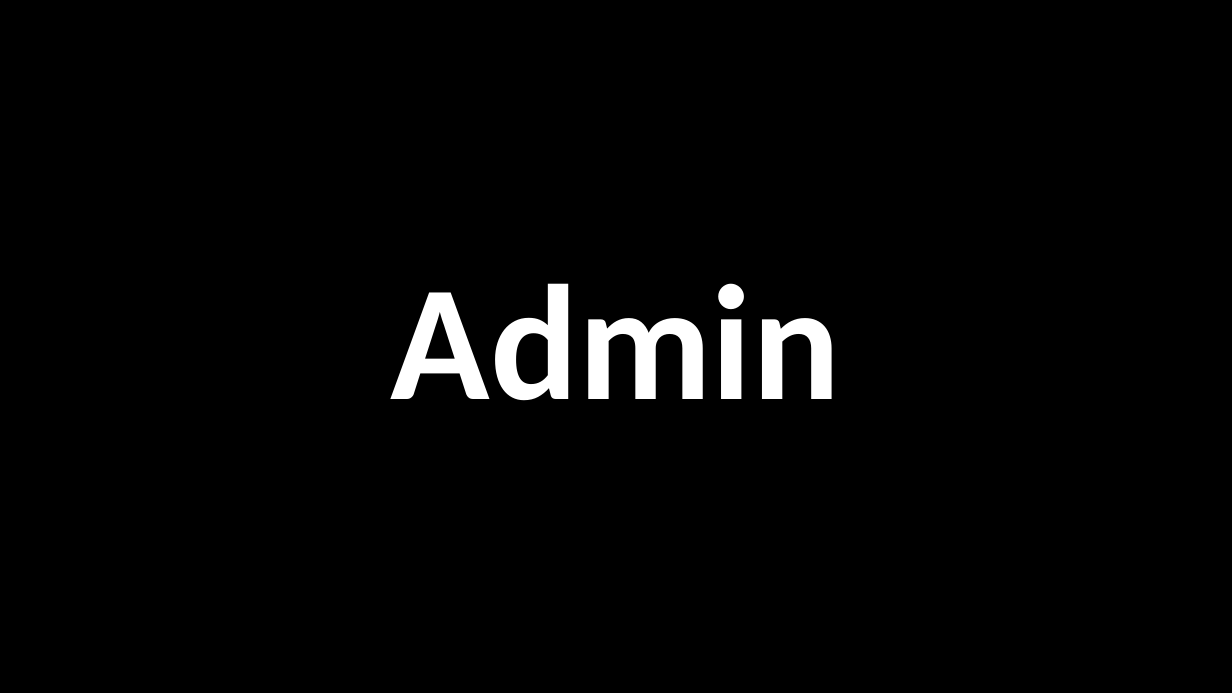
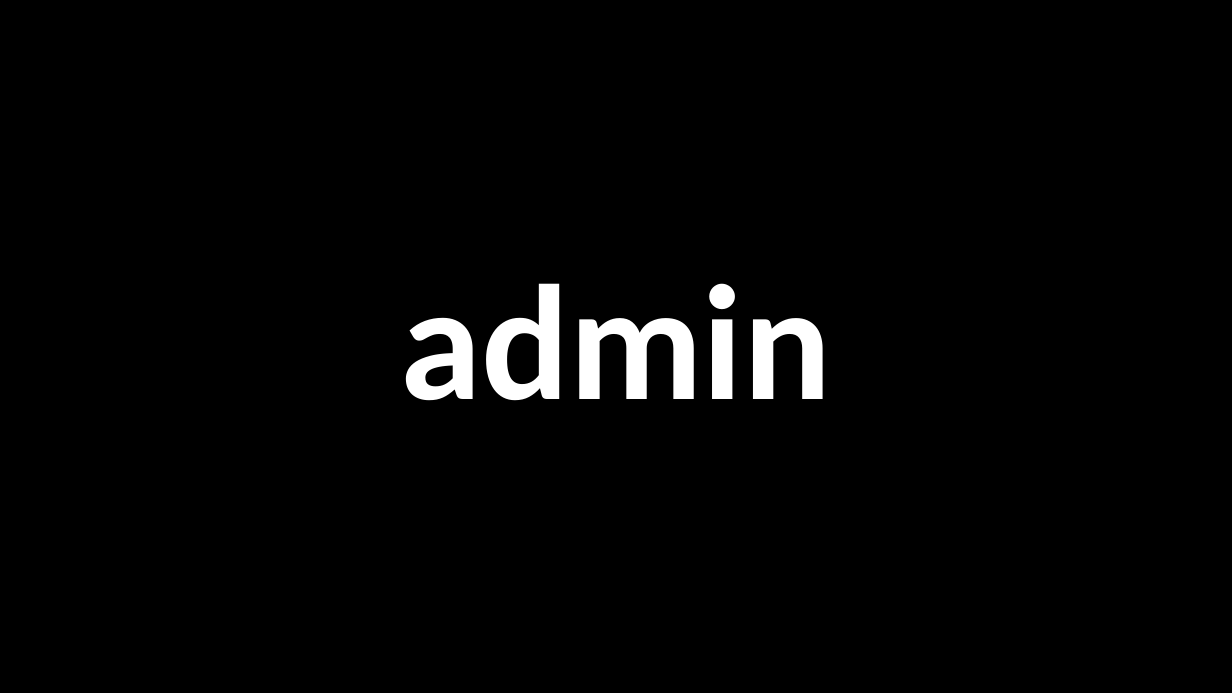
Before and after one commit to nicklalone/CIST_2500, a slide deck: slide 1 of ppts/Week 07 - Tuesday.pptx. Drawn at 1232x693 pixels with LibreOffice and Linux fonts; fonts in the diff are those of the drawing. Boxes give left, top, right and bottom in pixels: in the first picture for what was removed or moved away, otherwise in the second. Text is boxed around its words. In the diff, an @@ line names an element or a change of style, - is before the commit and + after.

```diff
--- a/ppts/Week 07 - Tuesday.pptx
+++ b/ppts/Week 07 - Tuesday.pptx
@@ title at (x1=400, y1=283, x2=831, y2=401): text changed @@
-Admin
+admin
```
Also in this commit, not shown: 9 other slides changed, 1 other file.
